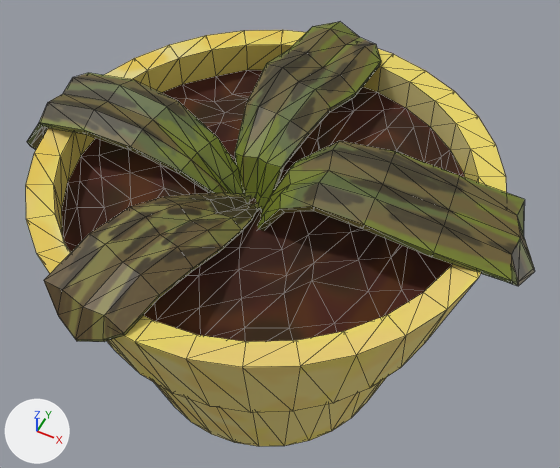
What one commit did to the glTF model 3DPlants/Phaleonopsis_Stuartiana/Phaleonopsis_Dead/Phalaenopsis_Dead_End.glb.
Before and after are seen from a camera (50 mm lens) standing at (1.15, -2.18, 2.7) and looking at (0.02, 0.09, -0.13). The axes (+X, +Y, +Z) are drawn at lower left. The lights are the same throughout. Mesh edges are drawn as thin lines. Where no turn or scale is listed for an object, it has been applied to the vertices. Vertices at the same position are counted once.

Names of what the first picture shows: 'Plant', 'Pot'.
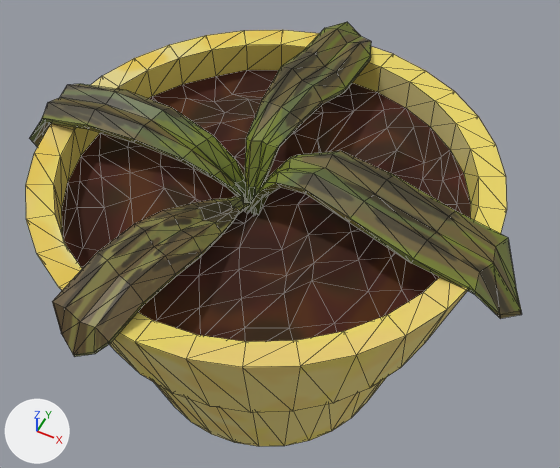
Changed parts and their boxes [x1, y1, x2, y2] in the pictures (560 x 468 px):
'Plant', reshaped, moved, turned, rescaled
    before: [27, 22, 535, 342]
    after: [29, 22, 522, 357]

What the commit changed:
me_plane is used by ob_plant; location (-0.084, -0.05, 0.309); rotation (0.72, -0.066, -1.339), in degrees (41, -3.8, -77); scale (0.194, 0.598, 0.59).
me_plane had 344 vertices, 672 faces and spanned x -5.67..4.88, y -1.69..1.57, z -1.62..1.27.
me_plane now has 344 vertices, 672 faces and spans x -9.71..10.91, y -1.48..1.65, z -1.42..1.27.
me_plane part 1: 344 of 344 vertices moved; they spanned x -5.67..4.88, y -1.69..1.57, z -1.62..1.27 and now span x -9.71..10.91, y -1.48..1.65, z -1.42..1.27; mean shift (0.0, 0.0, 0.0); largest move (-1.56, -1.69, 0.85) -> (10.91, -0.24, -0.27).
Object 'Plant' (ob_plant) moves from (-0.084, -0.05, 0.309) to (-0.084, -0.082, 0.36).
Object 'Plant' (ob_plant) turns from (41, -3.8, -77) to (41, -0.4, -1.1) degrees about x, y and z.
Object 'Plant' (ob_plant) is rescaled from (0.194, 0.598, 0.59) to (0.117, 0.571, 0.561).
